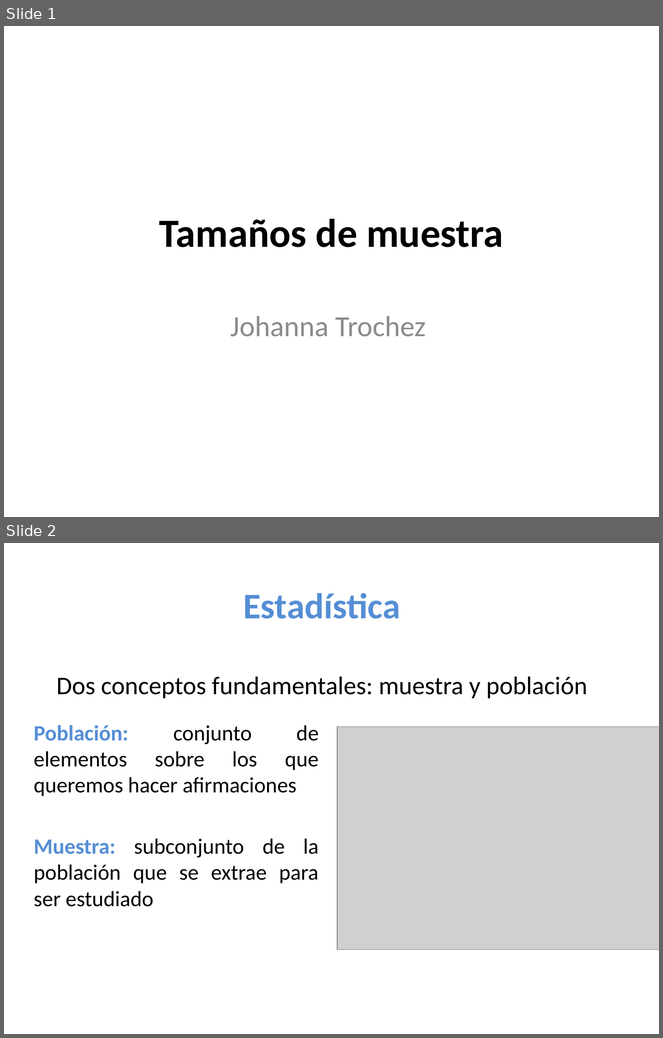
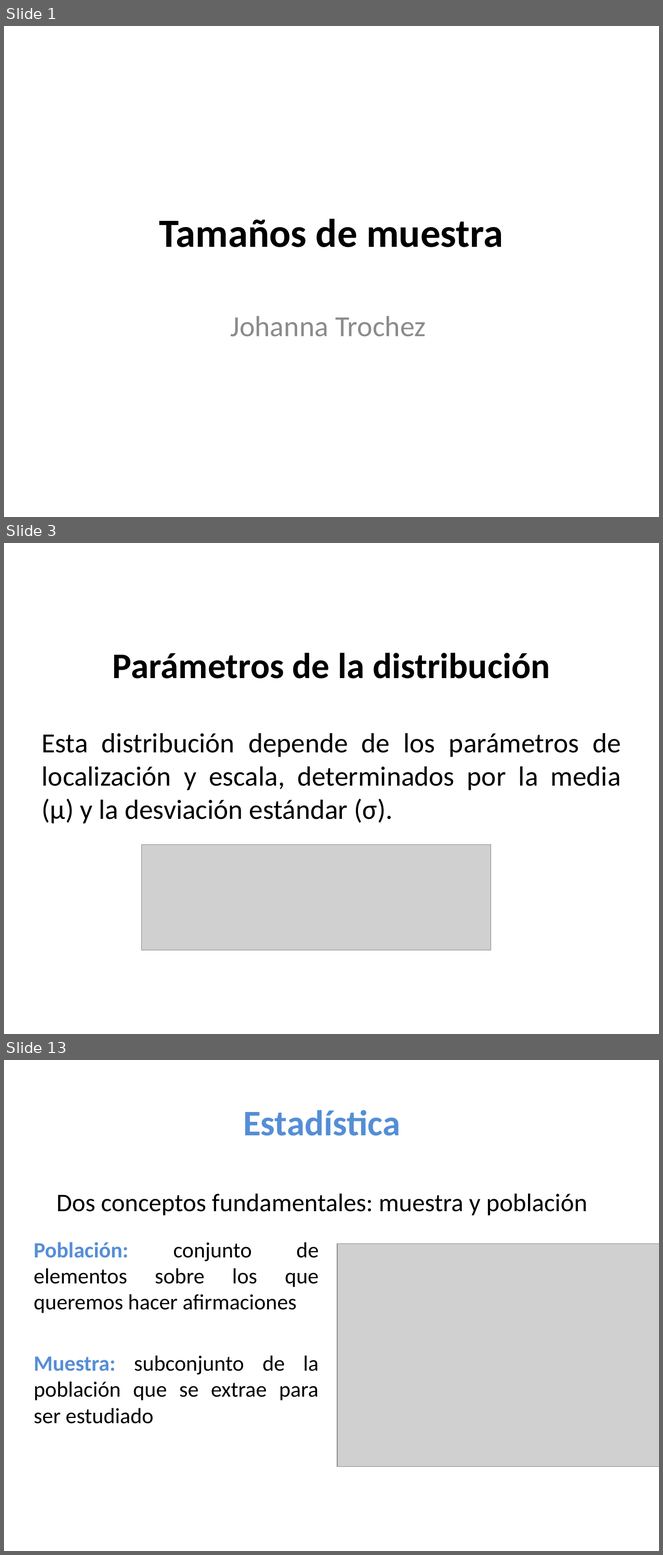
Before and after one commit to estadisticaITM/estadisticaITM.github.io, a slide deck: Tamaños de muestra.pptx. Shown one above the other, each under a label of ours: slides 1 and 2 before the commit, slides 1, 3 and 13 after it; the slides between them are not shown. The pictures are 663x1038 and 663x1555 pixels, drawn with LibreOffice and Linux fonts; fonts in the diff are those of the drawing; grey boxes stand for pictures. Boxes give left, top, right and bottom in pixels: in the first picture for what was removed or moved away, otherwise in the second. Text is boxed around its words. In the diff, an @@ line names an element or a change of style, - is before the commit and + after.

```diff
--- a/Tamaños de muestra.pptx
+++ b/Tamaños de muestra.pptx
@@ slide 3 added at (x1=4, y1=543, x2=659, y2=1034), background #FFFFFF @@
@@ title added at (x1=113, y1=653, x2=550, y2=679), 39.6 pt, text #000000, bold @@
+Parámetros de la distribución
@@ text added at (x1=42, y1=733, x2=621, y2=824), 30.5 pt, text #000000 @@
+Esta distribución depende de los parámetros de localización y escala, determinados por la media (μ) y la desviación estándar (σ).
@@ picture added at (x1=142, y1=845, x2=491, y2=951) @@
@@ what was slide 2 is now slide 13 @@
```
Also in this commit, not shown: 10 other slides added, 13 other files.
